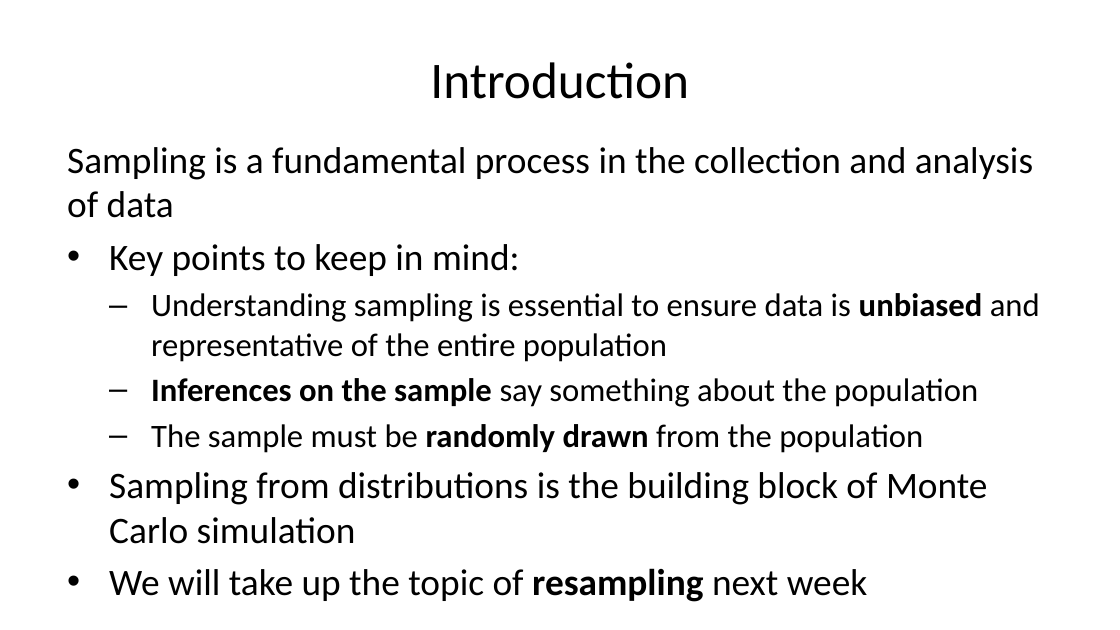
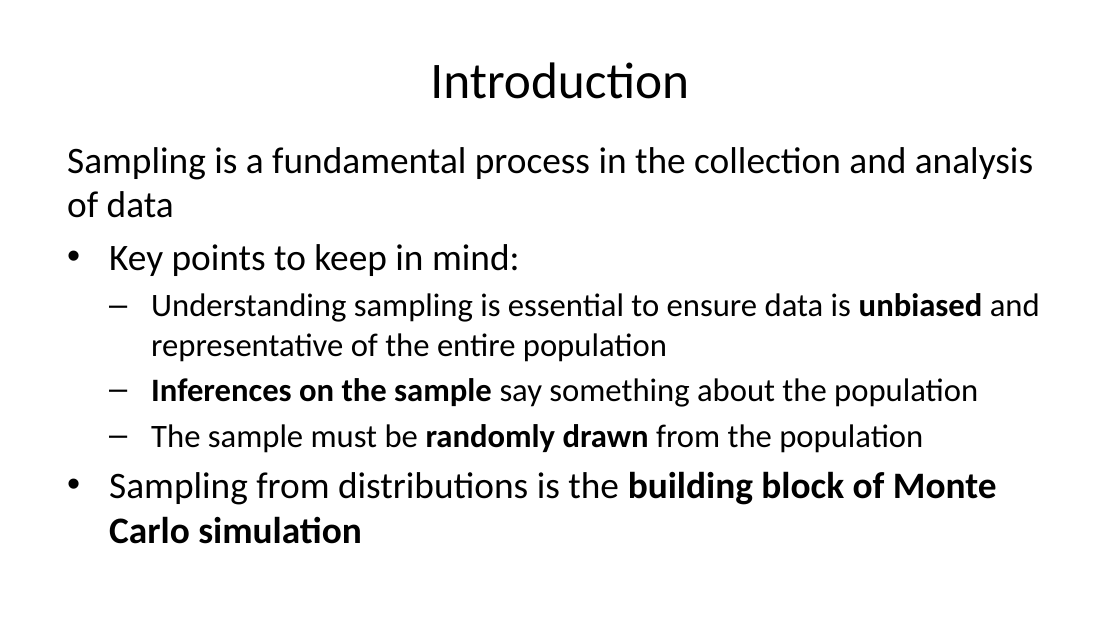
Before and after one commit to StephenElston/CSCI-E-83, a slide deck: slide 3 of LectureSlides/04_SamplingAndSimulation.pptx (slide 10 before the commit). Drawn at 1120x630 pixels with LibreOffice and Linux fonts; fonts in the diff are those of the drawing. Boxes give left, top, right and bottom in pixels: in the first picture for what was removed or moved away, otherwise in the second. Text is boxed around its words. In the diff, an @@ line names an element or a change of style, - is before the commit and + after.

Commit message:
Removed unneed slides from deck, updated slides and corrected typos

```diff
--- a/LectureSlides/04_SamplingAndSimulation.pptx
+++ b/LectureSlides/04_SamplingAndSimulation.pptx
@@ text at [109,471,997,544]: bold on in "building block of Monte Carlo simulation" @@
@@ text at [109,568,867,602]: paragraph removed @@
-• We will take up the topic of resampling next week
```
Also in this commit, not shown: 9 other slides changed, 5 slides added, 7 slides removed.
